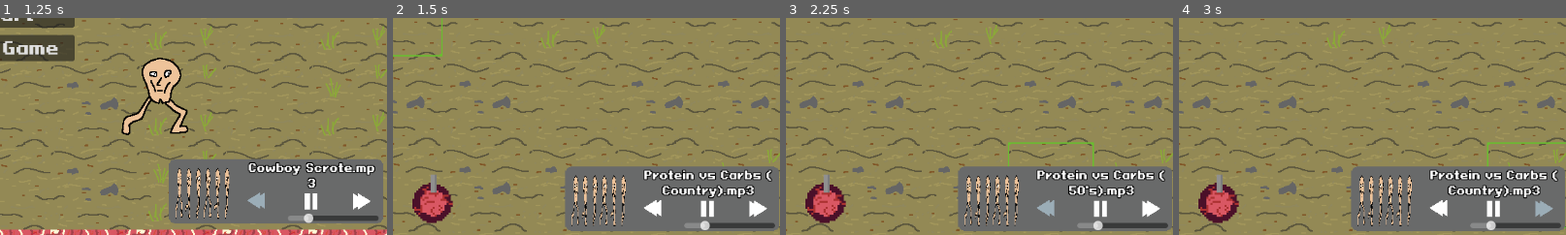
Above: before the commit, frames 1-4 (left to right).
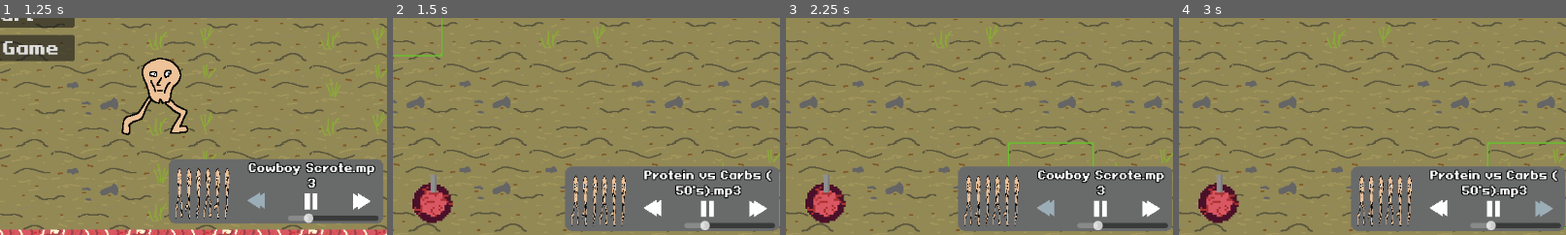
Above: after the commit, the same moments.

Repository: PhilipSBeck/Ludum-Dare-56
Game: Godot game, scene res://Levels/TitleScreen.tscn
Two runs of this game, one before a commit and one after it. Both use one fixed random seed, a clock stepped at 60 frames per second and the inputs below. Sound files missing from this copy of the repository are replaced by a short silence.
Inputs (mouse positions are % of the whole screen's width and height, from its top left):
- Up to frame 1 (1.25 s): click (82, 92) at 0.5 s
- Up to frame 2 (1.5 s): click "Start" at 1.25 s
- Up to frame 3 (2.25 s): click (83, 94) at 2 s
- Up to frame 4 (3 s): click (96, 94) at 2.75 s
The pictures show only the part of the screen within x 49-99%, y 50-100%; the shares and areas given below are measured in that part.

Frame 1 is identical in both runs. In frame 2, 0.9% of the frame differs, in the area x 69-94%, y 76-84%; in frame 3, 1.7%, in the area x 64-98%, y 69-84%; in frame 4, 0.9%.

Commit message:
Always plays 50s first, but shuffle next and prev

Diff:
--- a/HUD/MusicPlayerWidget.tscn
+++ b/HUD/MusicPlayerWidget.tscn
@@ -148,6 +148,7 @@
 value = 100.0
 
 [node name="TextureRect" type="TextureRect" parent="."]
+layout_mode = 0
 offset_left = 10.0
 offset_top = 7.0
 offset_right = 95.0
--- a/Scripts/HUD/music_player_widget.gd
+++ b/Scripts/HUD/music_player_widget.gd
@@ -7,7 +7,7 @@
 
 # Called when the node enters the scene tree for the first time.
 func _ready() -> void:
-	currentSongIdx = randi_range(0, songs.size()-1)
+	#currentSongIdx = randi_range(0, songs.size()-1)
 	currentSong = songs[currentSongIdx]
 	$AudioStreamPlayer.stream = currentSong
 	$AudioStreamPlayer.play()
@@ -33,7 +33,8 @@
 
 func _on_prev_pressed() -> void:
 	var len = songs.size()
-	currentSongIdx-=1
+	currentSongIdx -= randi_range(1, songs.size()-1)
+	#currentSongIdx-=1
 	if currentSongIdx < 0:
 		currentSongIdx = len-1
 
@@ -47,7 +48,8 @@
 
 func _on_next_pressed() -> void:
 	var len = songs.size()
-	currentSongIdx+=1
+	currentSongIdx += randi_range(0, songs.size()-1)
+	#currentSongIdx+=1
 	if currentSongIdx >= len:
 		currentSongIdx = 0
 
